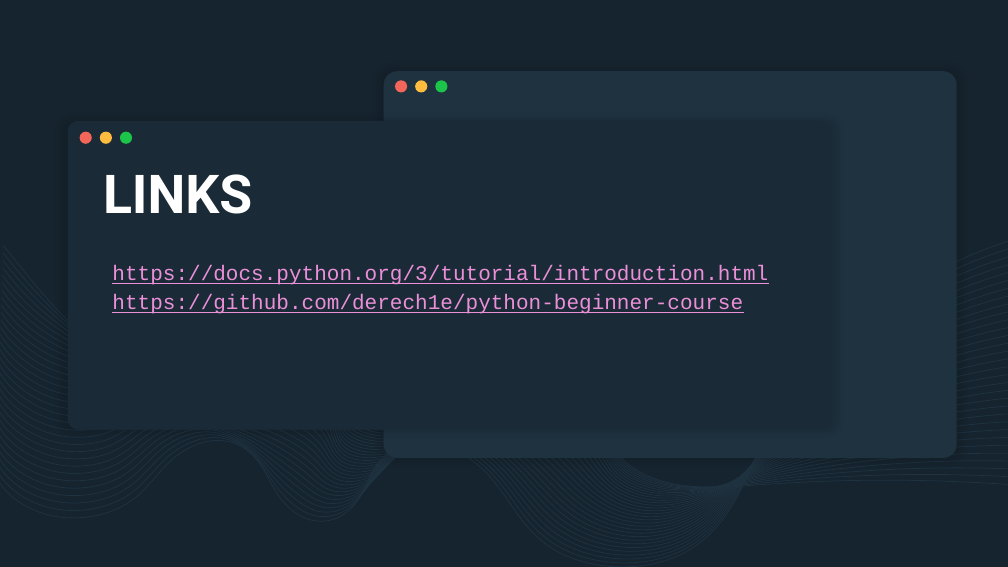
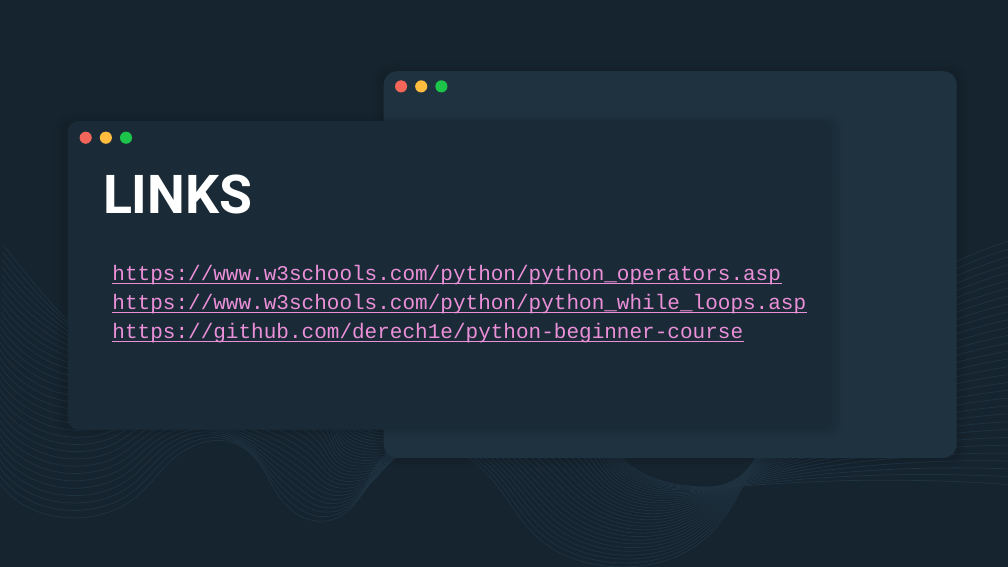
Before and after one commit to derech1e/python-beginner-course, a slide deck: slide 13 of 002/lesson_2.pptx (slide 14 before the commit). Drawn at 1008x567 pixels with LibreOffice and Linux fonts; fonts in the diff are those of the drawing. Boxes give left, top, right and bottom in pixels: in the first picture for what was removed or moved away, otherwise in the second. Text is boxed around its words. In the diff, an @@ line names an element or a change of style, - is before the commit and + after.

```diff
--- a/002/lesson_2.pptx
+++ b/002/lesson_2.pptx
@@ text at box(112, 265, 806, 314): text changed @@
-https://docs.python.org/3/tutorial/introduction.html
+https://www.w3schools.com/python/python_operators.asp
+https://www.w3schools.com/python/python_while_loops.asp
```
Also in this commit, not shown: 2 other slides changed, 9 slides added, 10 slides removed, 2 other files.
